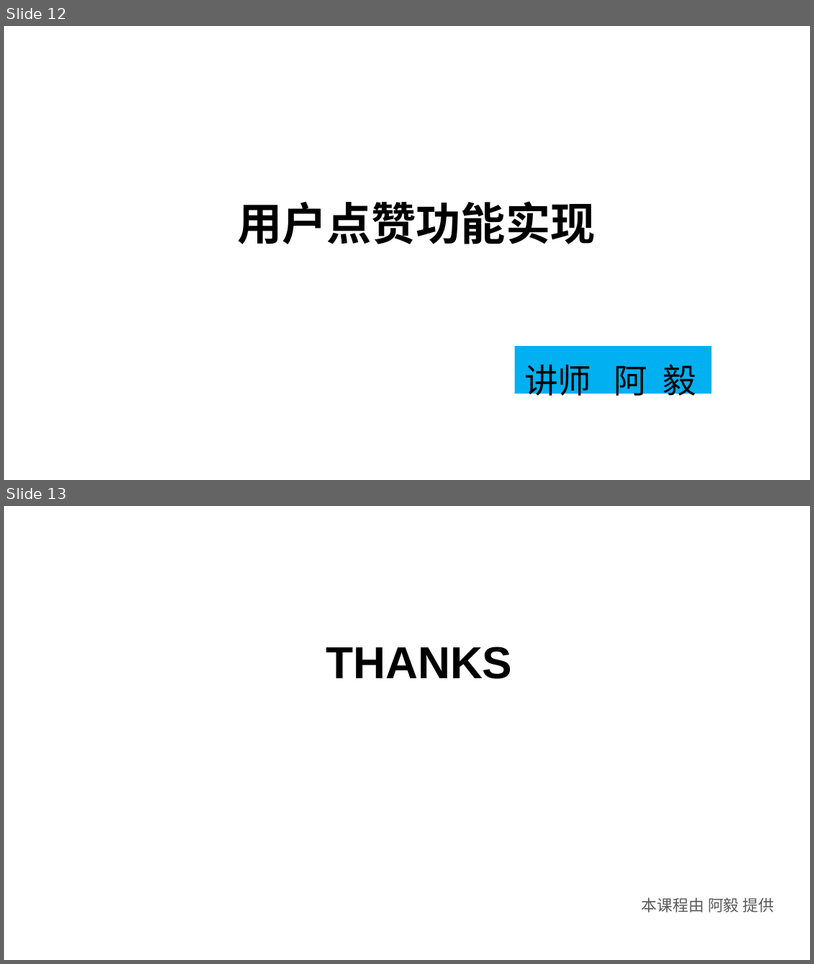
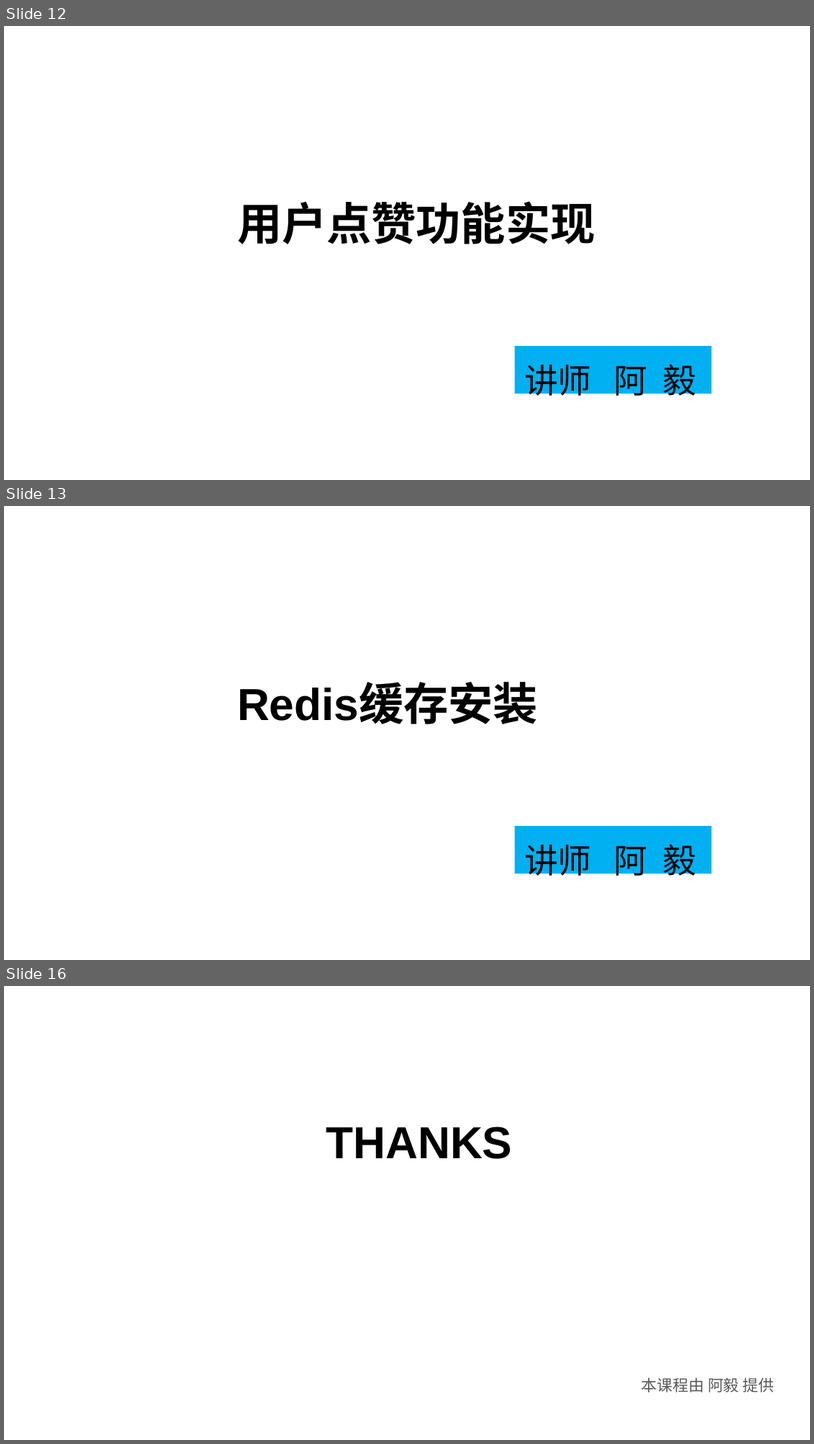
Before and after one commit to huangwenyi10/high-concurrency-praise, a slide deck: doc/SpringBoot+Redis+MQ实现高并发点赞功能.ppt. Shown one above the other, each under a label of ours: slides 12 and 13 before the commit, slides 12, 13 and 16 after it; the slides between them are not shown. The pictures are 814x964 and 814x1444 pixels, drawn with LibreOffice and Linux fonts; fonts in the diff are those of the drawing; background and template pictures are left out. Boxes give left, top, right and bottom in pixels: in the first picture for what was removed or moved away, otherwise in the second. Text is boxed around its words. In the diff, an @@ line names an element or a change of style, - is before the commit and + after.

```diff
--- a/doc/SpringBoot+Redis+MQ实现高并发点赞功能.ppt
+++ b/doc/SpringBoot+Redis+MQ实现高并发点赞功能.ppt
@@ slide 13 added at (4,506,810,960), background picture (left out) @@
@@ text added at (237,684,538,724), 40 pt, text #000000, bold @@
+Redis缓存安装
@@ rectangle added at (515,826,712,874), fill #00B0F0 @@
@@ text added at (525,844,697,881), 30 pt, text #000000 @@
+讲师 阿 毅
@@ what was slide 13 is now slide 16 @@
```
Also in this commit, not shown: 2 other slides added, 5 other files.
